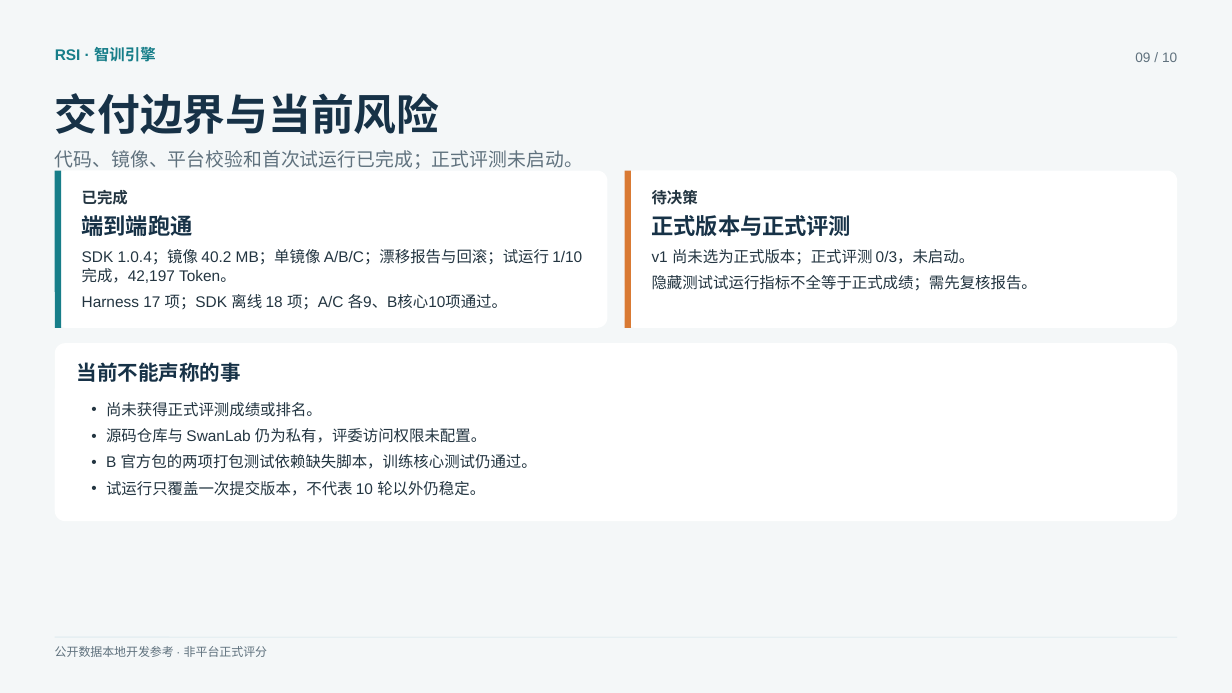
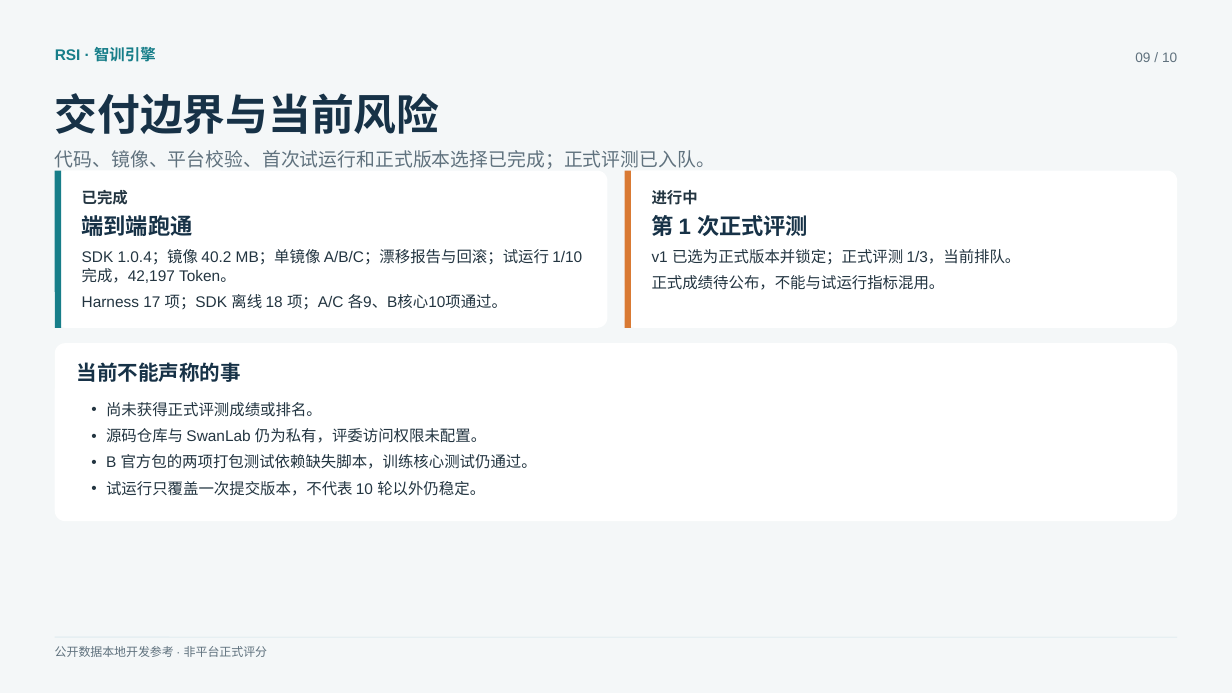
Before and after one commit to roddywise/rsi-competition-starter-kit, a slide deck: slide 9 of submission-2026-11-25/slides/智训引擎答辩.pptx. Drawn at 1232x693 pixels with LibreOffice and Linux fonts; fonts in the diff are those of the drawing. Boxes give left, top, right and bottom in pixels: in the first picture for what was removed or moved away, otherwise in the second. Text is boxed around its words. In the diff, an @@ line names an element or a change of style, - is before the commit and + after.

```diff
--- a/submission-2026-11-25/slides/智训引擎答辩.pptx
+++ b/submission-2026-11-25/slides/智训引擎答辩.pptx
@@ text at (55, 150, 715, 172): text changed @@
-代码、镜像、平台校验和首次试运行已完成；正式评测未启动。
+代码、镜像、平台校验、首次试运行和正式版本选择已完成；正式评测已入队。
@@ text at (652, 190, 698, 205): text changed @@
-待决策
+进行中
@@ text at (652, 212, 808, 240): text changed @@
-正式版本与正式评测
+第 1 次正式评测
@@ text at (652, 249, 1021, 265): text changed @@
-v1 尚未选为正式版本；正式评测 0/3，未启动。
+v1 已选为正式版本并锁定；正式评测 1/3，当前排队。
@@ text at (652, 275, 945, 290): text changed @@
-隐藏测试试运行指标不全等于正式成绩；需先复核报告。
+正式成绩待公布，不能与试运行指标混用。
```
Also in this commit, not shown: 2 other slides changed, 12 other files.
